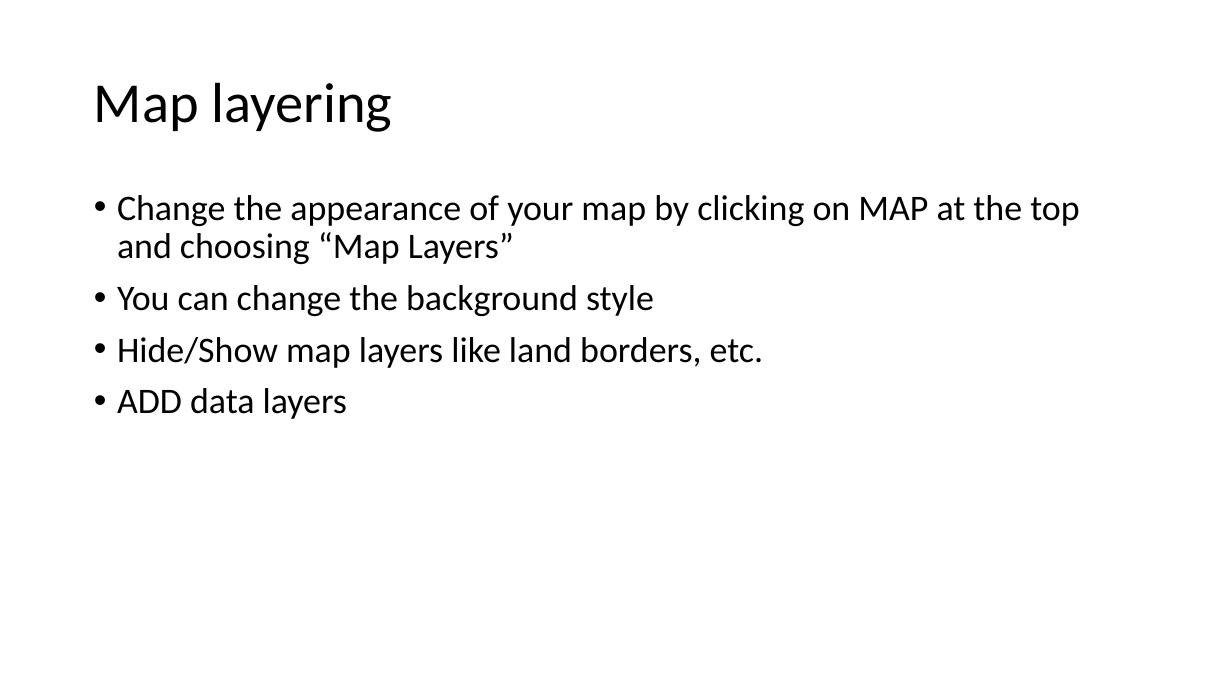
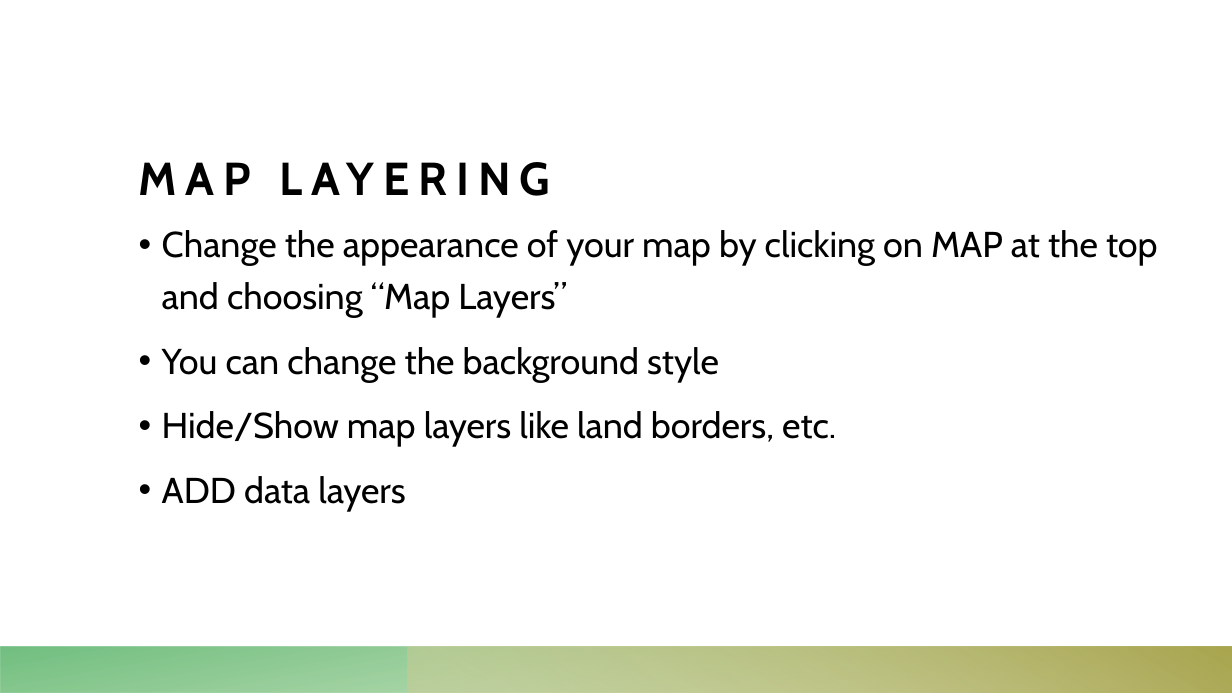
Before and after one commit to torres11991/dap-curriculum, a slide deck: slide 14 of Section09/tableauday3.pptx. Drawn at 1232x693 pixels with LibreOffice and Linux fonts; fonts in the diff are those of the drawing. Boxes give left, top, right and bottom in pixels: in the first picture for what was removed or moved away, otherwise in the second. Text is boxed around its words. In the diff, an @@ line names an element or a change of style, - is before the commit and + after.

```diff
--- a/Section09/tableauday3.pptx
+++ b/Section09/tableauday3.pptx
@@ title at (94, 82, 393, 132): text changed; size 44 to 36 pt; font Calibri to Cabin; bold on @@
-Map layering
+MAP LAYERING
@@ title "MAP LAYERING" at (139, 80, 1174, 205): vertical alignment middle to bottom @@
@@ text "Change the appearance of your ...": place and size @@
-text "Change the appearance of your ..." at (117, 195, 1079, 419)
+text "Change the appearance of your ..." at (162, 230, 1158, 512)
@@ text "Change the appearance of your ..." at (162, 230, 1158, 512): font Calibri to Cabin; line spacing 0.9 to 1.2 @@
@@ rectangle added at (0, 647, 1232, 693), fill gradient #66B253 to #58B46B @@
@@ rectangle added at (409, 647, 1232, 693), fill gradient #CDCB94 to #A9A64F @@
```
Also in this commit, not shown: 21 other slides changed, 1 other file.
